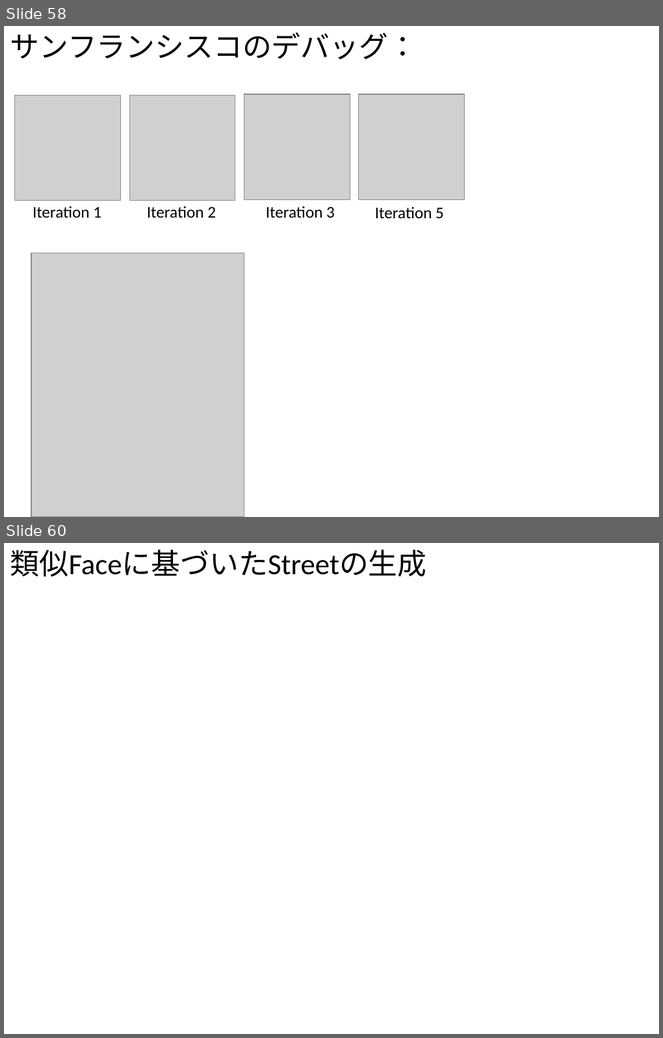
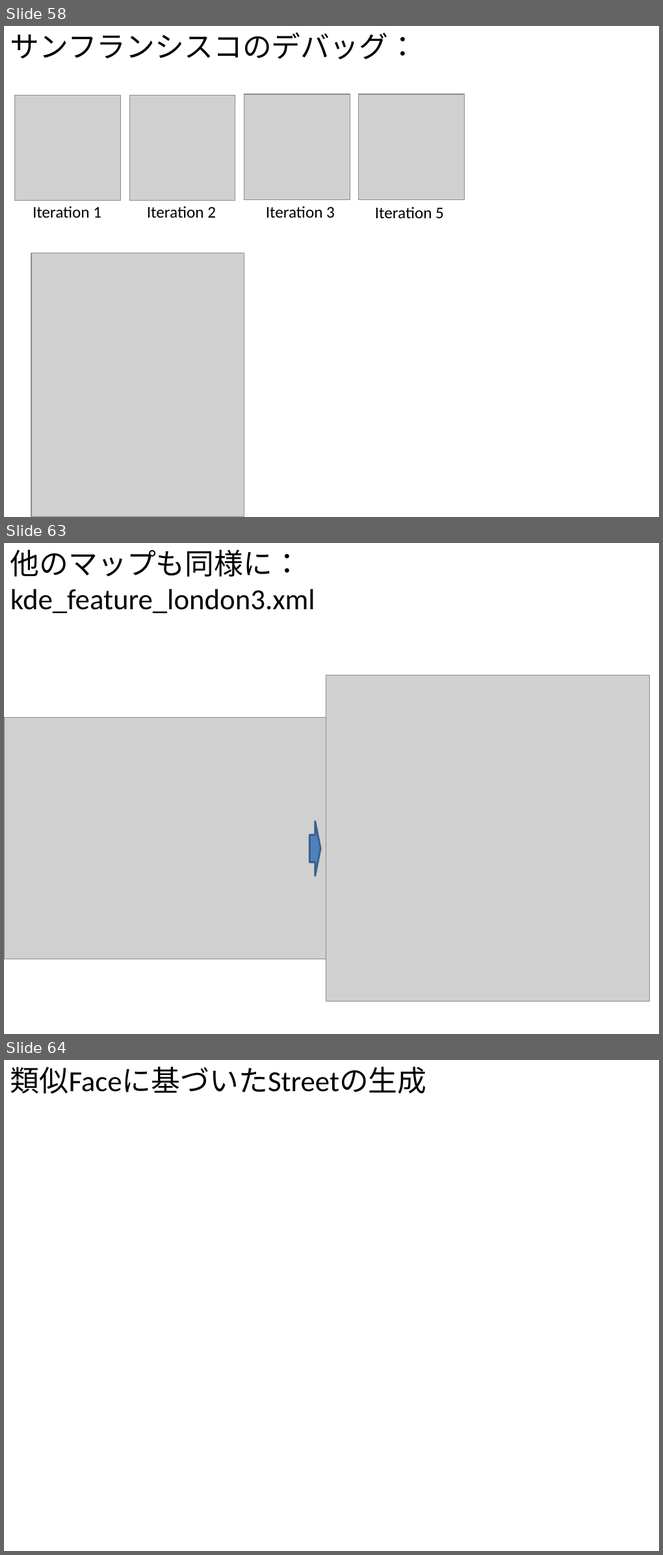
Before and after one commit to gnishida/RoadDesigner, a slide deck: RoadDesigner.pptx. Shown one above the other, each under a label of ours: slides 58 and 60 before the commit, slides 58, 63 and 64 after it; the slides between them are not shown. The pictures are 663x1038 and 663x1555 pixels, drawn with LibreOffice and Linux fonts; fonts in the diff are those of the drawing; grey boxes stand for pictures. Boxes give left, top, right and bottom in pixels: in the first picture for what was removed or moved away, otherwise in the second. Text is boxed around its words. In the diff, an @@ line names an element or a change of style, - is before the commit and + after.

```diff
--- a/RoadDesigner.pptx
+++ b/RoadDesigner.pptx
@@ slide 63 added at [4, 543, 659, 1034], background #FFFFFF @@
@@ text added at [10, 549, 315, 613], 32 pt, text #000000 @@
+他のマップも同様に：
+kde_feature_london3.xml
@@ picture added at [326, 676, 650, 1001] @@
@@ picture added at [4, 718, 386, 960] @@
@@ right arrow added at [310, 821, 321, 876], fill #4F81BD, outline #3A5F8C 2 pt @@
@@ what was slide 60 is now slide 64 @@
```
Also in this commit, not shown: 4 other slides added, 1 slide removed, 4 other files.
